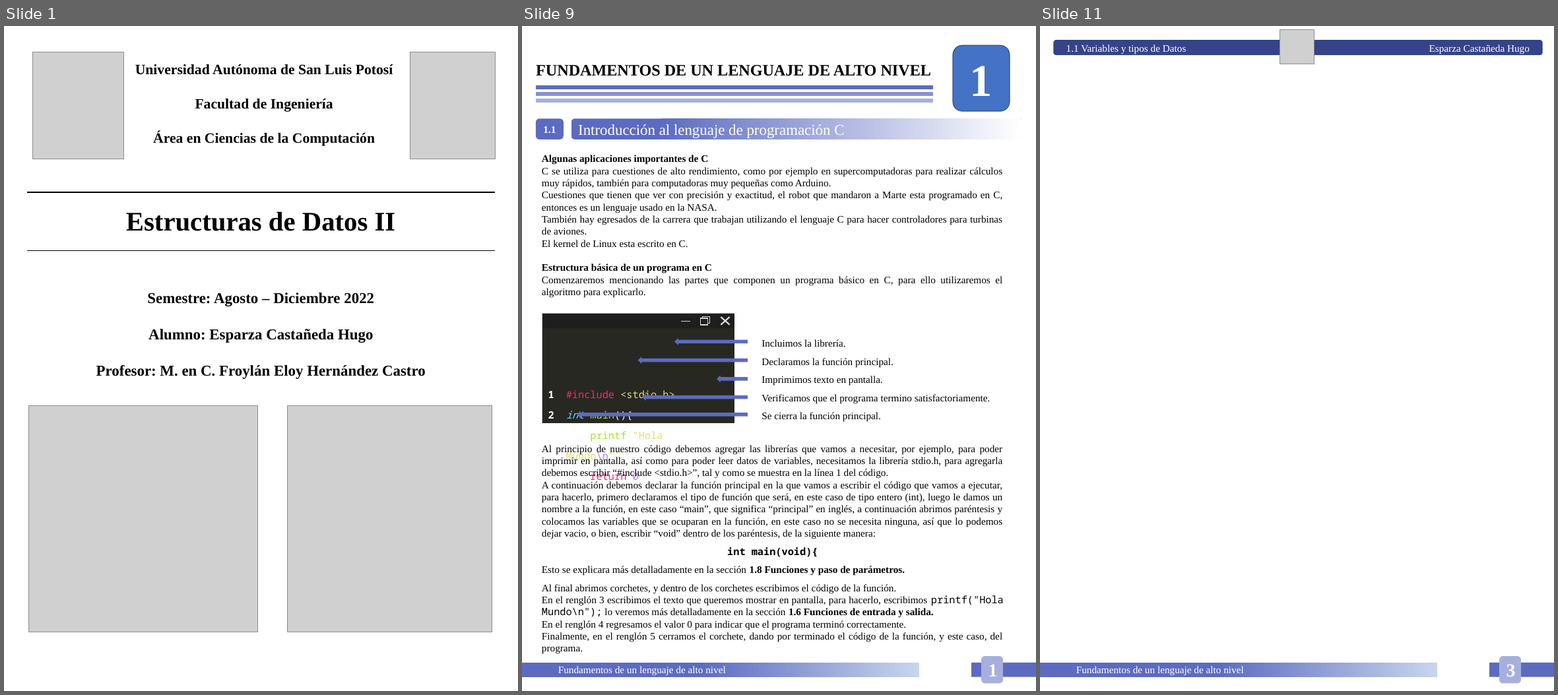
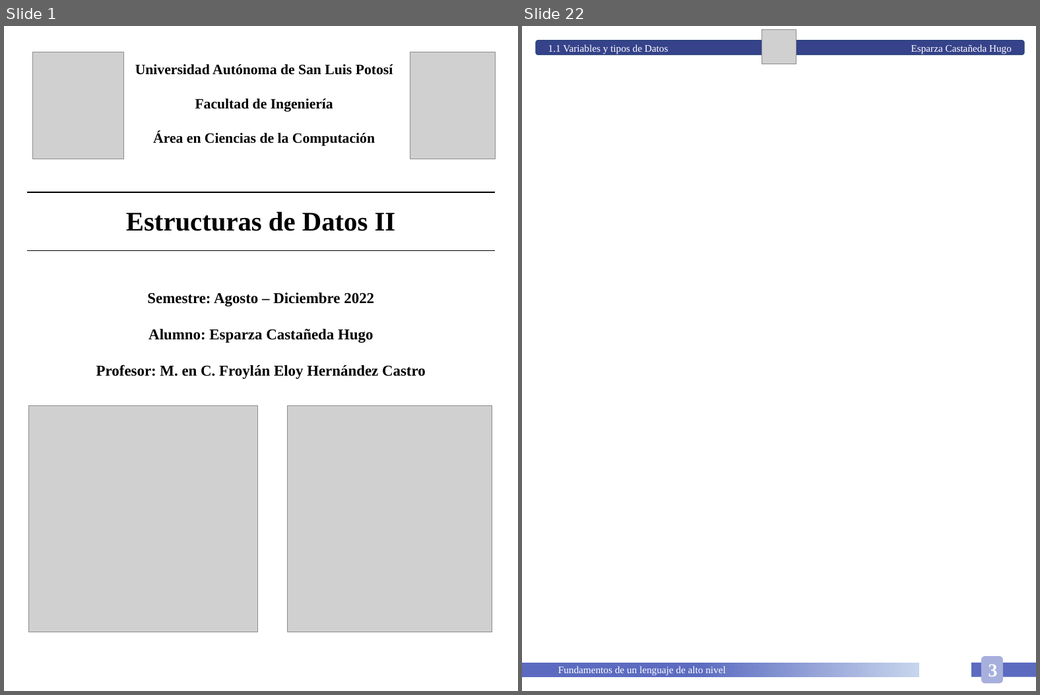
Before and after one commit to HugoEsparzaC/Libreta-Estructuras-II, a slide deck: Estructuras de Datos II.pptx. Shown side by side, each under a label of ours: slides 1, 9 and 11 before the commit, slides 1 and 22 after it; the slides between them are not shown. The pictures are 1558x695 and 1040x695 pixels, drawn with LibreOffice and Linux fonts; fonts in the diff are those of the drawing; grey boxes stand for pictures; background and template pictures are left out. Boxes give left, top, right and bottom in pixels: in the first picture for what was removed or moved away, otherwise in the second. Text is boxed around its words. In the diff, an @@ line names an element or a change of style, - is before the commit and + after.

```diff
--- a/Estructuras de Datos II.pptx
+++ b/Estructuras de Datos II.pptx
@@ slide 9 removed at [522,26,1036,691], background #FFFFFF @@
@@ rounded rectangle removed at [953,45,1010,111] @@
-1
@@ text removed at [536,65,931,76] @@
-FUNDAMENTOS DE UN LENGUAJE DE ALTO NIVEL
@@ line removed from (536, 87) to (933, 87) @@
@@ line removed from (536, 95) to (933, 95) @@
@@ line removed from (536, 101) to (933, 101) @@
@@ rounded rectangle removed at [536,118,564,139] @@
-1.1
@@ rounded rectangle removed at [571,118,1022,139] @@
-Introducción al lenguaje de programación C
@@ text removed at [542,155,1002,298] @@
-Algunas aplicaciones importantes de C
-C se utiliza para cuestiones de alto rendimiento, como por ejemplo en supercomputadoras para realizar cálculos muy rápidos, también para computadoras muy pequeñas como Arduino.
-Cuestiones que tienen que ver con precisión y exactitud, el robot que mandaron a Marte esta programado en C, entonces es un lenguaje usado en la NASA.
-También hay egresados de la carrera que trabajan utilizando el lenguaje C para hacer controladores para turbinas de aviones.
-El kernel de Linux esta escrito en C.
-Estructura básica de un programa en C
-Comenzaremos mencionando las partes que componen un programa básico en C, para ello utilizaremos el algoritmo para explicarlo.
@@ group removed at [542,313,735,328]: 4 rectangles, 1 cross, 1 line @@
@@ rectangle removed at [542,328,735,423] @@
@@ left arrow removed at [674,338,748,345] @@
@@ text removed at [762,340,991,422] @@
-Incluimos la librería.
-Declaramos la función principal.
-Imprimimos texto en pantalla.
-Verificamos que el programa termino satisfactoriamente.
-Se cierra la función principal.
@@ left arrow removed at [638,357,748,364] @@
@@ table removed at [542,378,735,606], 1 rows, 2 columns @@
-1 / 2 / 3 / 4 / 5 | #include <stdio.h> / int main(){ / printf("Hola Mundo\n"); / return 0; / }
@@ left arrow removed at [717,376,748,383] @@
@@ left arrow removed at [642,394,748,401] @@
@@ left arrow removed at [577,411,748,419] @@
@@ text removed at [542,445,1004,654] @@
-Al principio de nuestro código debemos agregar las librerías que vamos a necesitar, por ejemplo, para poder imprimir en pantalla, así como para poder leer datos de variables, necesitamos la librería stdio.h, para agregarla debemos escribir “#include <stdio.h>”, tal y como se muestra en la línea 1 del código.
-A continuación debemos declarar la función principal en la que vamos a escribir el código que vamos a ejecutar, para hacerlo, primero declaramos el tipo de función que será, en este caso de tipo entero (int), luego le damos un nombre a la función, en este caso “main”, que significa “principal” en inglés, a continuación abrimos paréntesis y colocamos las variables que se ocuparan en la función, en este caso no se necesita ninguna, así que lo podemos dejar vacio, o bien, escribir “void” dentro de los paréntesis, de la siguiente manera:
-int main(void){
-Esto se explicara más detalladamente en la sección 1.8 Funciones y paso de parámetros.
-Al final abrimos corchetes, y dentro de los corchetes escribimos el código de la función.
-En el renglón 3 escribimos el texto que queremos mostrar en pantalla, para hacerlo, escribimos printf("Hola Mundo\n"); lo veremos más detalladamente en la sección 1.6 Funciones de entrada y salida.
-En el renglón 4 regresamos el valor 0 para indicar que el programa terminó correctamente.
-Finalmente, en el renglón 5 cerramos el corchete, dando por terminado el código de la función, y este caso, del programa.
@@ rounded rectangle removed at [981,656,1003,683] @@
-1
@@ rectangle removed at [522,663,919,677] @@
-Fundamentos de un lenguaje de alto nivel
@@ rectangle removed at [971,663,1036,677] @@
@@ what was slide 11 is now slide 22 @@
```
Also in this commit, not shown: 6 slides changed, 5 slides added, 4 other slides removed, 1 other file.
